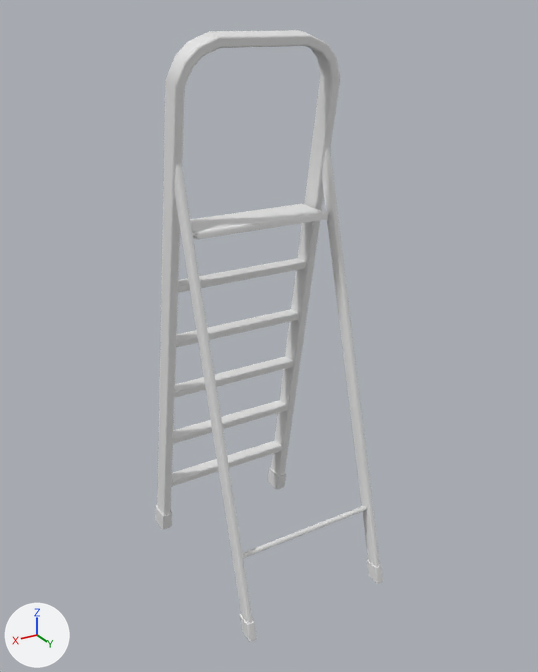
One commit to the FBX model Assets/ART/Meshes/MAINTENANCE ROOM/SM_Ladder.fbx: the scene before it, then after it.
One viewpoint serves both versions: a 50 mm lens placed at (1.91, 3.26, 3.07), pointed at (-0.02, 0.03, 1.46). The axes (+X, +Y, +Z) are drawn at lower left. The lights are the same throughout. The older version comes first. Where no turn or scale is listed for an object, it has been applied to the vertices.

The first picture shows 'SM_Ladder'.
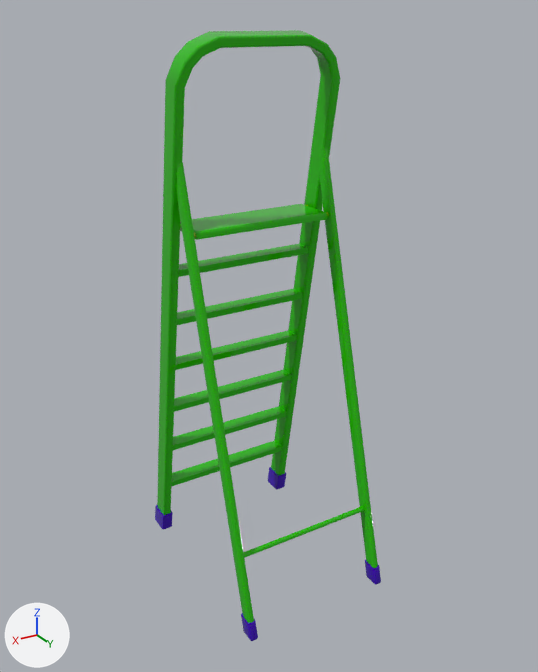
Boxes [x1, y1, x2, y2] around the edits, measured in the pictures (538 x 672 px; the box of a moved part takes in the faces that stretch with it):
'SM_Ladder', reshaped
    before: [155, 30, 383, 642]
    after: [155, 30, 381, 641]
part 1 of me_mesh, moved or reshaped
    before: [173, 400, 287, 444]
    after: [173, 406, 287, 450]
part 2 of me_mesh, moved or reshaped
    before: [175, 356, 293, 398]
    after: [174, 370, 292, 412]
part 3 of me_mesh, moved or reshaped
    before: [176, 309, 299, 348]
    after: [175, 330, 297, 370]
part 4 of me_mesh, moved or reshaped
    before: [178, 258, 306, 293]
    after: [177, 288, 303, 325]
part 5 of me_mesh, added (green)
    after: [179, 244, 309, 277]
part 6 of me_mesh, moved or reshaped
    before: [175, 148, 383, 642]
    after: [176, 148, 381, 641]
part 7 of me_mesh, recoloured (white to green)
    both: [157, 30, 365, 619]
part 8 of me_mesh, recoloured
    both: [155, 467, 379, 584]

The change, as a list of edits to the scene's bpy script:
```text
Add mat_m_plastic_01:
    mat_m_plastic_01 = principled_material('M_Plastic_01')
    mat_m_plastic_01.base_color = (0.0474, 0.0, 0.5)  # purple #3d00bc
    mat_m_plastic_01.roughness = 0.0
Add mat_m_metal_02:
    mat_m_metal_02 = principled_material('M_Metal_02')
    mat_m_metal_02.base_color = (0.019, 0.5, 0.0)  # green #26bc00
    mat_m_metal_02.roughness = 0.0
Add mat_m_metal_01:
    mat_m_metal_01 = principled_material('M_Metal_01')
    mat_m_metal_01.base_color = (0.374, 0.5, 0.0)  # yellow #a5bc00
    mat_m_metal_01.roughness = 0.0
Change me_mesh:
    used by ob_sm_ladder; location = (0.0, 0.0, 0.0)
    remove me_mesh.from_pydata(...)  # 436 vertices, 378 faces; spans x -0.47..0.47, y -0.62..0.62, z 0.0..3.01
    add me_mesh.from_pydata(...)  # 444 vertices, 382 faces; spans x -0.47..0.47, y -0.62..0.62, z 0.0..3.01
    me_mesh part 1: the loose piece of 8 vertices spanning x -0.42..0.41, y -0.47..-0.37, z 0.69..0.73 is moved by (0.0, -0.01, -0.05), in mat_m_metal_02 (green #26bc00)
    me_mesh part 2: the loose piece of 8 vertices spanning x -0.42..0.41, y -0.41..-0.31, z 1.03..1.07 is moved by (0.0, -0.02, -0.1), in mat_m_metal_02 (green #26bc00)
    me_mesh part 3: the loose piece of 8 vertices spanning x -0.42..0.41, y -0.35..-0.25, z 1.38..1.41 is moved by (0.0, -0.02, -0.15), in mat_m_metal_02 (green #26bc00)
    me_mesh part 4: the loose piece of 8 vertices spanning x -0.42..0.41, y -0.29..-0.19, z 1.72..1.76 is moved by (0.0, -0.03, -0.2), in mat_m_metal_02 (green #26bc00)
    me_mesh part 5: the loose piece of 8 vertices spanning x -0.42..0.41, y -0.29..-0.19, z 1.72..1.76 is copied, and the copy is moved by (0.0, 0.02, 0.1), in mat_m_metal_02 (green #26bc00); it spans x -0.42..0.41, y -0.26..-0.16, z 1.81..1.85
    me_mesh part 6
    61 vertices are removed from x -0.46..0.45, y -0.06..0.62, z 0.0..2.43
    114 faces are deleted
    13 vertices in x -0.42..0.45, y -0.08..0.62, z 0.0..2.43 move by (-0.01, 0.0, 0.0)
    4 vertices in x -0.45..-0.39, y 0.01..0.62, z 0.0..2.09 move by (0.01, 0.0, 0.0)
    46 vertices move from x -0.46..0.44, y -0.08..0.62, z 0.0..2.43 to x -0.44..0.44, y -0.08..0.62, z 0.0..2.43
    61 vertices are added at x -0.44..0.44, y -0.08..0.62, z 0.0..2.43
    23 new faces join them, mat_m_metal_02 (green #26bc00)
    83 new faces join them, mat_m_plastic_01 (purple #3d00bc)
    8 new faces join them, mat_m_metal_01 (yellow #a5bc00)
    me_mesh part 7: 143 faces spanning x -0.46..0.46, y -0.59..0.58, z 0.1..3.01 switch from no material to mat_m_metal_02 (green #26bc00)
    me_mesh part 8: 97 faces spanning x -0.47..0.47, y -0.62..0.62, z 0.0..0.13 switch from no material to mat_m_plastic_01 (purple #3d00bc)
    add me_mesh.materials.append(mat_m_metal_01)  # yellow #a5bc00
```
